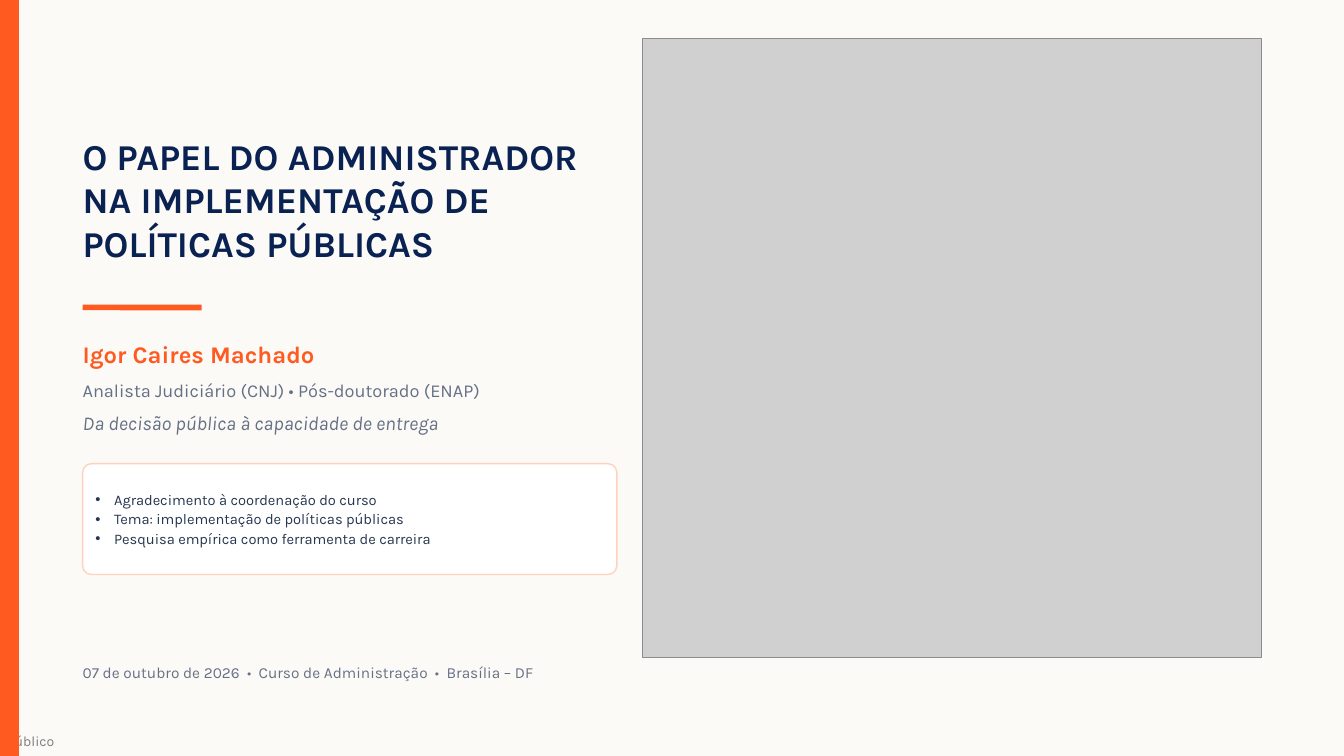
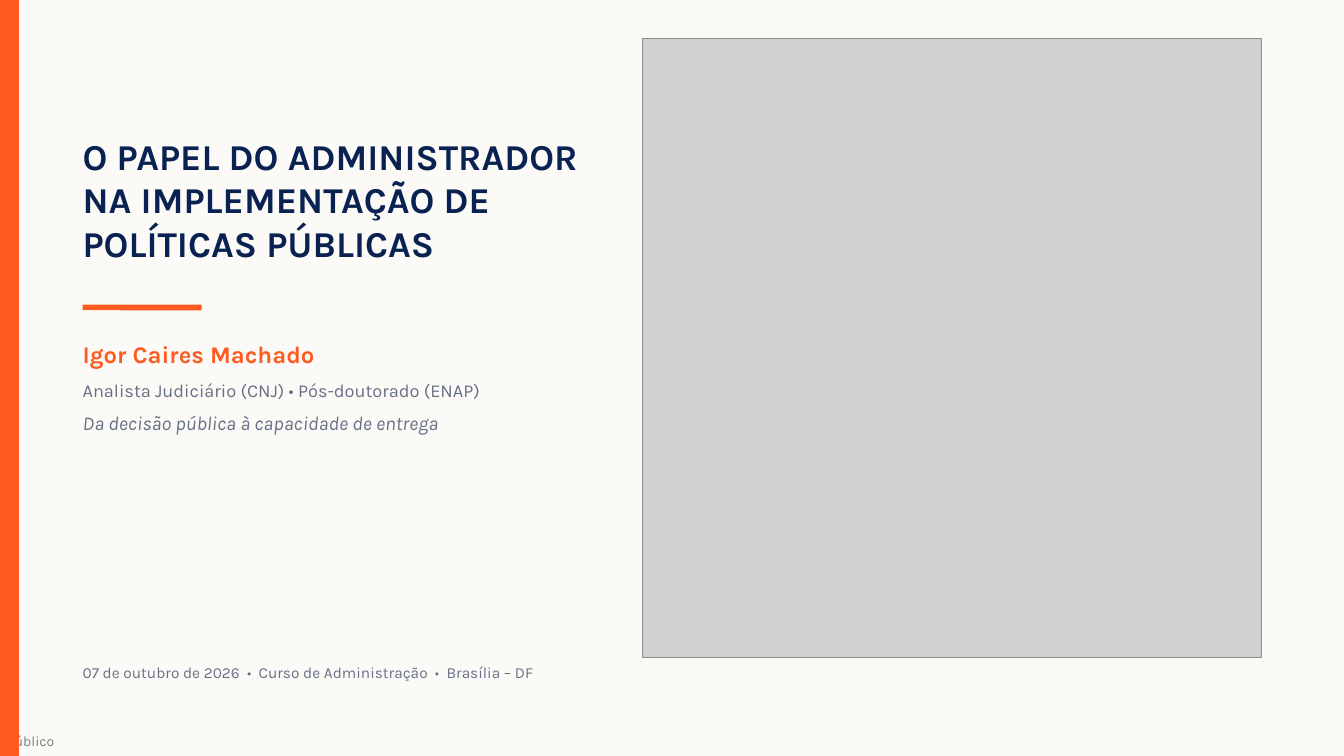
Before and after one commit to cnj-proj-icm/apresenta-o-anhanguera, a slide deck: slide 1 of Palestra_Igor_Caires_Machado_IV_Congresso.pptx. Drawn at 1344x756 pixels with LibreOffice and Linux fonts; fonts in the diff are those of the drawing; grey boxes stand for pictures. Boxes give left, top, right and bottom in pixels: in the first picture for what was removed or moved away, otherwise in the second. Text is boxed around its words. In the diff, an @@ line names an element or a change of style, - is before the commit and + after.

```diff
--- a/Palestra_Igor_Caires_Machado_IV_Congresso.pptx
+++ b/Palestra_Igor_Caires_Machado_IV_Congresso.pptx
@@ rounded rectangle removed at (83,464,617,575) @@
-• Agradecimento à coordenação do curso
-• Tema: implementação de políticas públicas
-• Pesquisa empírica como ferramenta de carreira
```
Also in this commit, not shown: 12 other slides changed, 11 slides added, 10 slides removed, 21 other files.
